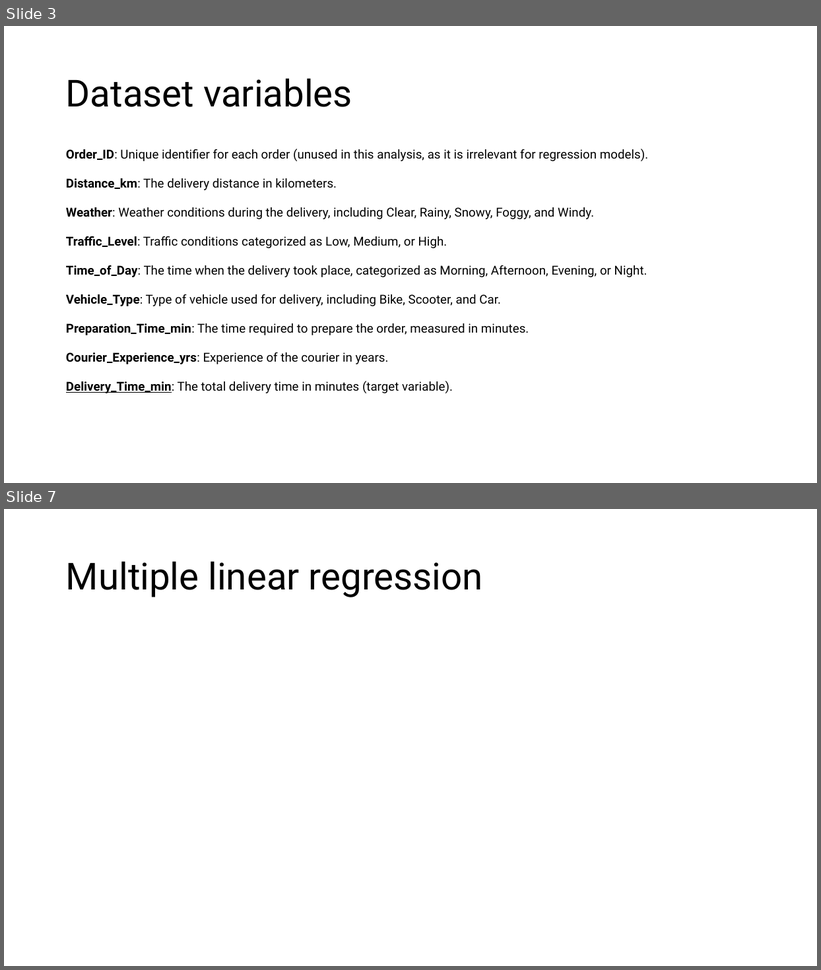
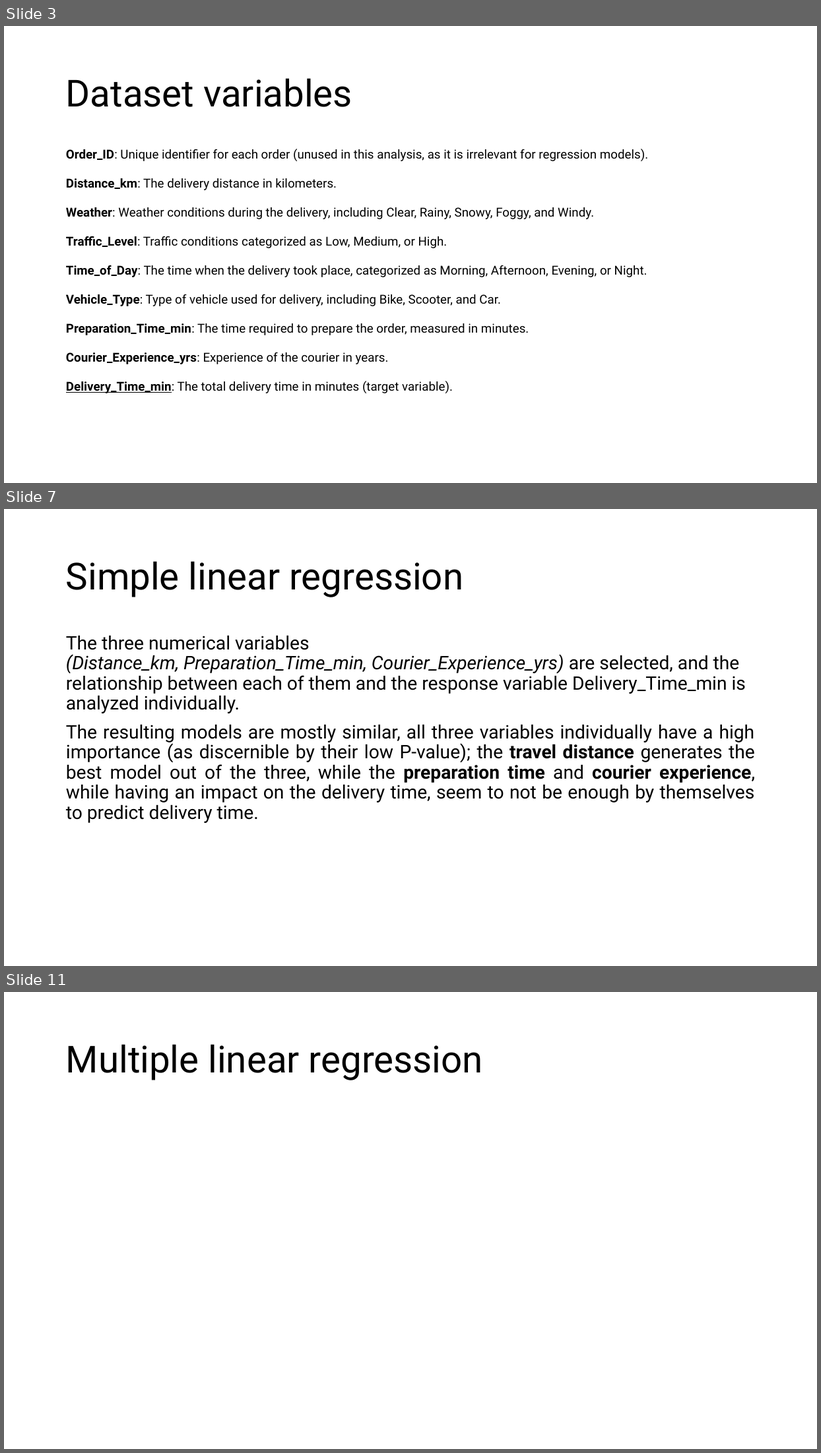
Before and after one commit to DanieleGotti/Food_Delivery_Time_Prediction, a slide deck: Presentazione_progetto.pptx. Shown one above the other, each under a label of ours: slides 3 and 7 before the commit, slides 3, 7 and 11 after it; the slides between them are not shown. The pictures are 821x970 and 821x1453 pixels, drawn with LibreOffice and Linux fonts; fonts in the diff are those of the drawing. Boxes give left, top, right and bottom in pixels: in the first picture for what was removed or moved away, otherwise in the second. Text is boxed around its words. In the diff, an @@ line names an element or a change of style, - is before the commit and + after.

```diff
--- a/Presentazione_progetto.pptx
+++ b/Presentazione_progetto.pptx
@@ slide 7 added at (x1=4, y1=509, x2=817, y2=966), background #FFFFFF @@
@@ title added at (x1=66, y1=561, x2=463, y2=597), 44 pt, text #000000 @@
+Simple linear regression
@@ text added at (x1=66, y1=635, x2=755, y2=823), 22 pt, text #000000 @@
+The three numerical variables (Distance_km, Preparation_Time_min, Courier_Experience_yrs) are selected, and the relationship between each of them and the response variable Delivery_Time_min is analyzed individually.
+The resulting models are mostly similar, all three variables individually have a high importance (as discernible by their low P-value); the travel distance generates the best model out of the three, while the preparation time and courier experience, while having an impact on the delivery time, seem to not be enough by themselves to predict delivery time.
@@ what was slide 7 is now slide 11 @@
```
Also in this commit, not shown: 3 slides changed, 4 other slides added, 1 slide removed, 2 other files.
